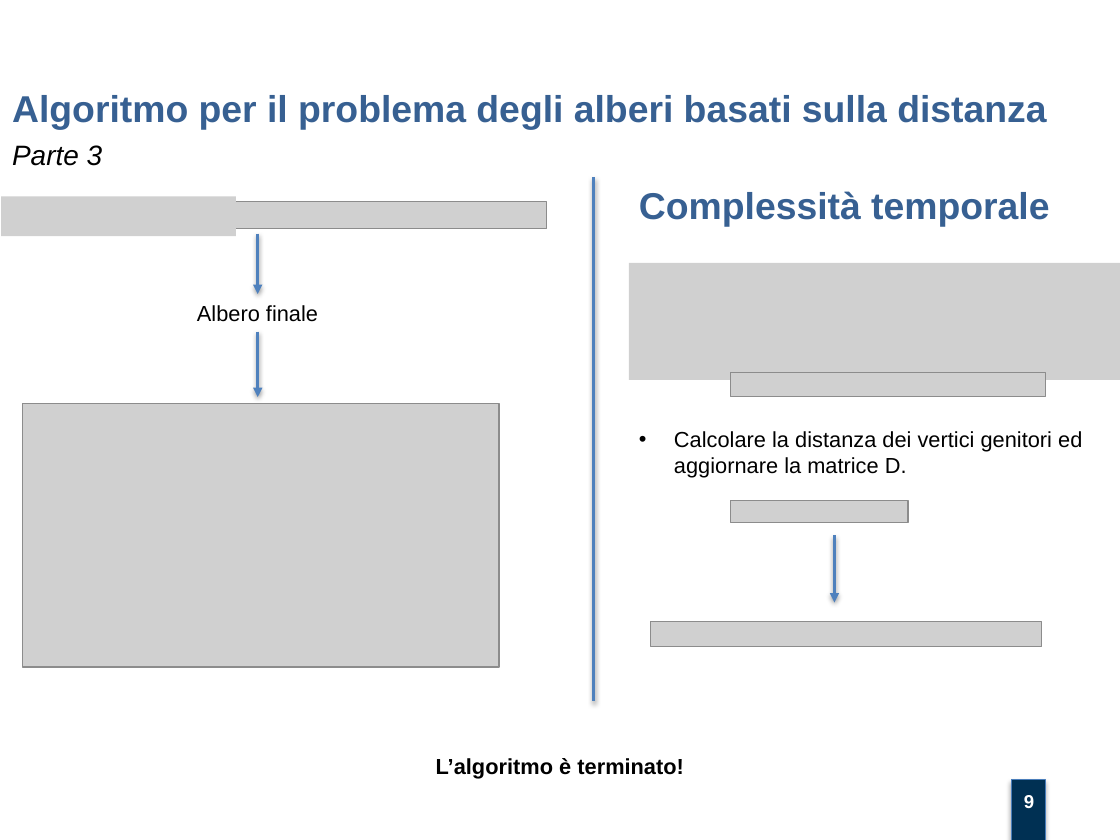
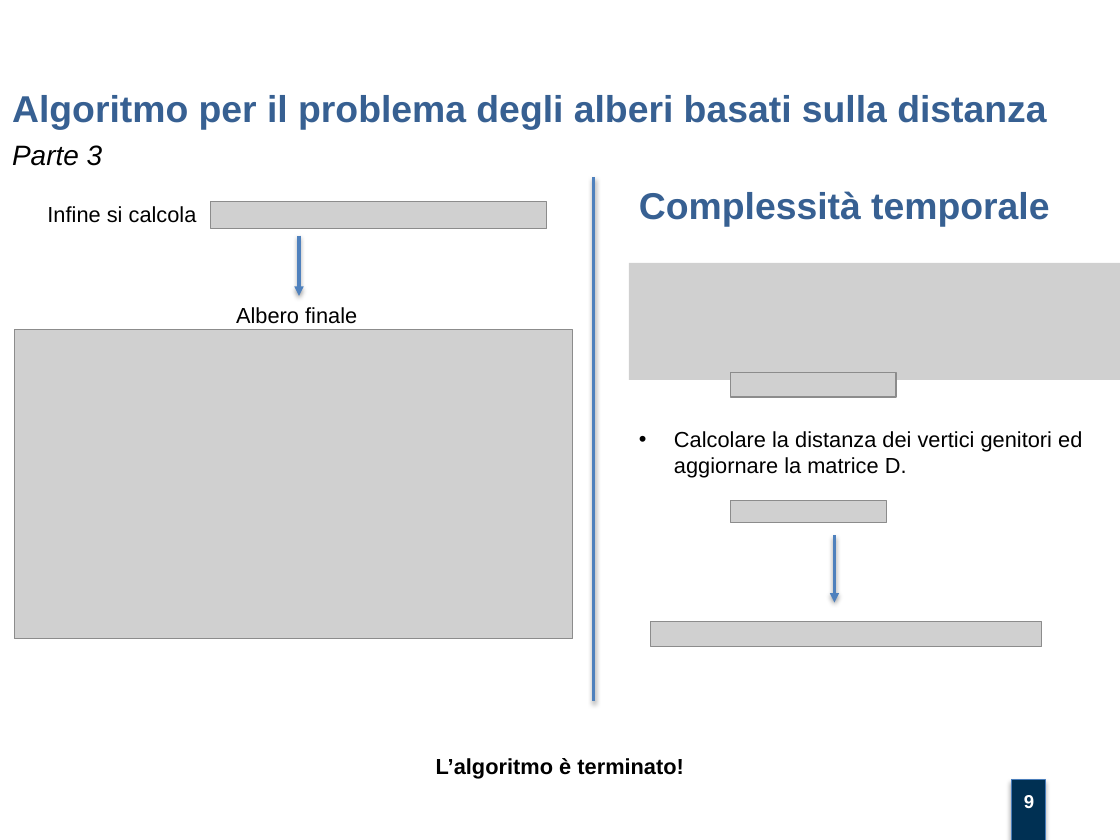
Before and after one commit to mtortoli/Thesis, a slide deck: slide 9 of Discussione Laurea/Slides v.1.0.pptx. Drawn at 1120x840 pixels with LibreOffice and Linux fonts; fonts in the diff are those of the drawing; grey boxes stand for pictures; background and template pictures are left out. Boxes give left, top, right and bottom in pixels: in the first picture for what was removed or moved away, otherwise in the second. Text is boxed around its words. In the diff, an @@ line names an element or a change of style, - is before the commit and + after.

```diff
--- a/Discussione Laurea/Slides v.1.0.pptx
+++ b/Discussione Laurea/Slides v.1.0.pptx
@@ picture removed at bbox=[1, 196, 236, 235] @@
@@ text added at bbox=[47, 206, 197, 223], 14 pt, text #000000 @@
+Infine si calcola
@@ arrow moved from (258, 234) - (258, 295) to (299, 235) - (299, 296) @@
@@ text "Albero finale": place and size @@
-text "Albero finale" at bbox=[197, 305, 318, 322]
+text "Albero finale" at bbox=[236, 307, 357, 324]
@@ picture: place and size @@
-picture at bbox=[22, 403, 498, 666]
+picture at bbox=[15, 330, 573, 640]
@@ arrow removed from (258, 332) to (258, 398) @@
@@ picture: place and size @@
-picture at bbox=[730, 372, 1045, 396]
+picture at bbox=[730, 372, 896, 396]
@@ picture: place and size @@
-picture at bbox=[730, 501, 908, 523]
+picture at bbox=[730, 501, 886, 523]
```
Also in this commit, not shown: 11 other slides changed, 1 other file.
